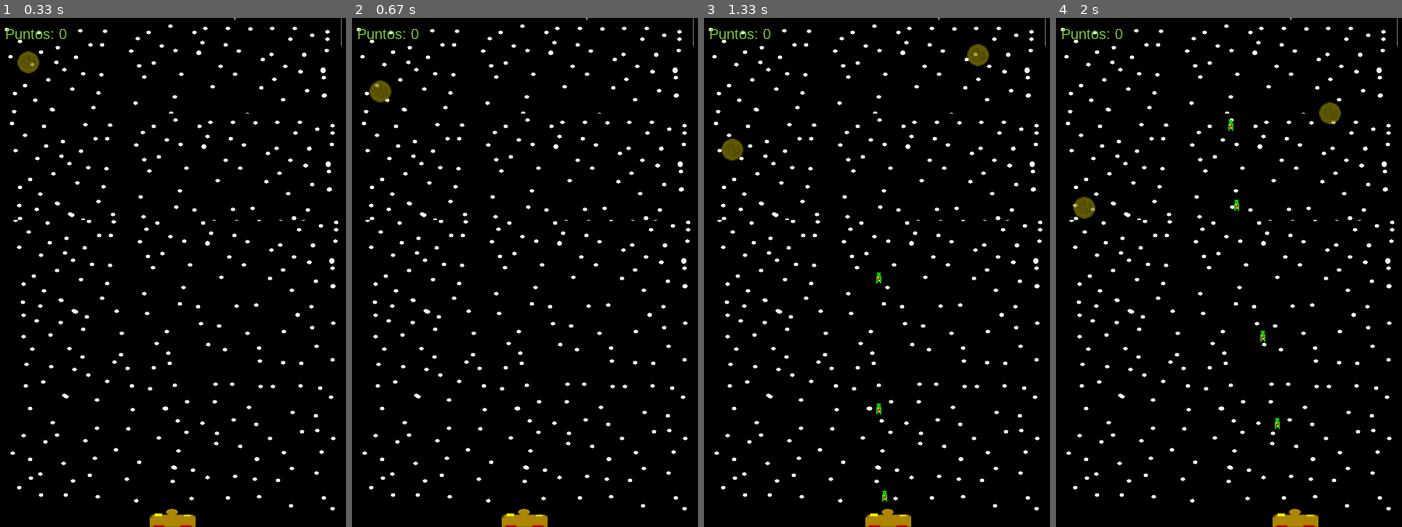
Above: before the commit, frames 1-4 (left to right).
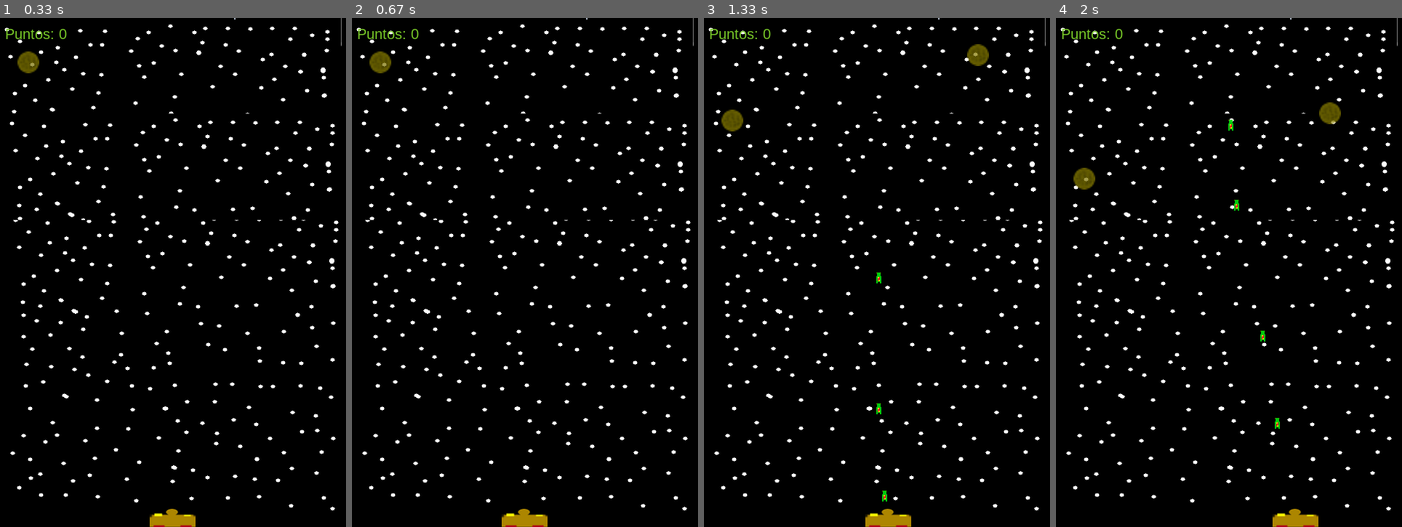
Above: after the commit, the same moments.

Repository: JoseRamirez10/Meteoritos_Pygame
Game: pygame game, started from meteoritos.py
Same seed, same stepped clock (60 frames per second), same inputs: the game is played once before the commit and once after it.
Inputs:
- Up to frame 1 (0.33 s): no input
- Up to frame 2 (0.67 s): tap Enter at 0.33 s
- Up to frame 3 (1.33 s): hold Enter 0.67-1.13 s; tap Space at 0.73, 1.03, 1.23 s; hold Right from 1.17 s (still down)
- Up to frame 4 (2 s): tap Space at 1.53, 1.73 s; release Right at 1.63 s; hold Right from 1.67 s (still down)

Frame 1 is identical in both runs. In frame 2, 0.4% of the frame differs, in the area x 5-12%, y 6-17%; in frame 3, 0.4%; in frame 4, 0.4%.

Commit message:
Funcion de pausa en teclado y control

Diff:
--- a/meteoritos.py
+++ b/meteoritos.py
@@ -1,3 +1,4 @@
+from curses import KEY_ENTER
 import pygame, sys
 from pygame.locals import *
 from random import randint
@@ -36,8 +37,25 @@
     global puntos;
     puntos = 0;
 
+def pausa():
+    global running;
+    paused = True;
+    while paused:
+        for evento in pygame.event.get():
+            if evento.type == pygame.QUIT:
+                paused = False;
+                pygame.quit();
+                sys.exit;
+            elif evento.type == pygame.KEYDOWN:
+                if evento.key == pygame.K_RETURN:
+                    paused = False;
+            elif evento.type == pygame.JOYBUTTONDOWN:
+                if evento.button == button_keys['options']:
+                    paused = False;
+
 # Funcion principal
 def Meteoritos():
+    global button_keys;
     pygame.init();
     ventana = pygame.display.set_mode((ANCHO, ALTO));
 
@@ -158,6 +176,8 @@
                     elif evento.key == K_SPACE:
                         x, y = nave.rect.center; # Obtiene las coordenadas de la nave
                         nave.disparo(x, y); # Reproduce el disparo en las coordenadas de la nave
+                    elif evento.key == K_RETURN:
+                        pausa();
             elif evento.type == pygame.KEYUP: # Al soltar una tecla
                 if jugando == True:
                     if evento.key == K_LEFT:
@@ -185,8 +205,7 @@
                     nave.movimiento_derecha = True;
                 elif evento.button == button_keys['options']:
                     # Configurar evento para dar pausa
-                    print('Pausa');
-                    pass
+                    pausa();
                 elif evento.button == button_keys['x']: # Evento de disparo
                     x, y = nave.rect.center; # Obtiene las coordenadas de la nave
                     nave.disparo(x, y); # Reproduce el disparo en las coordenadas de la nave
